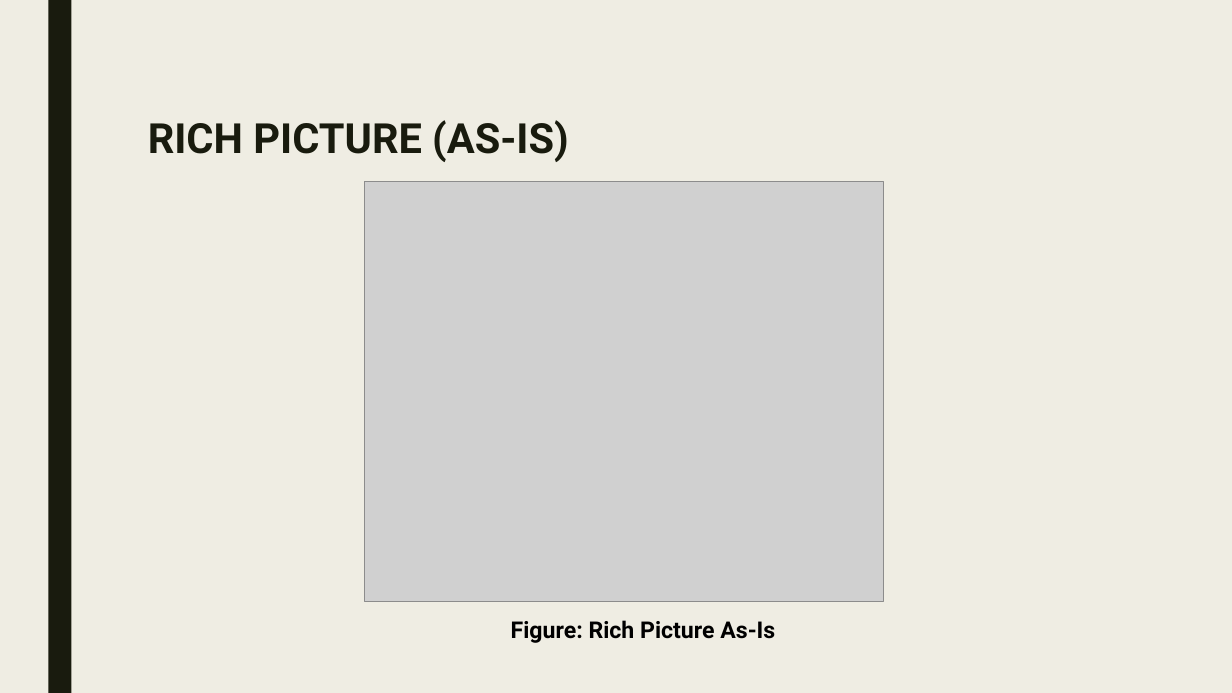
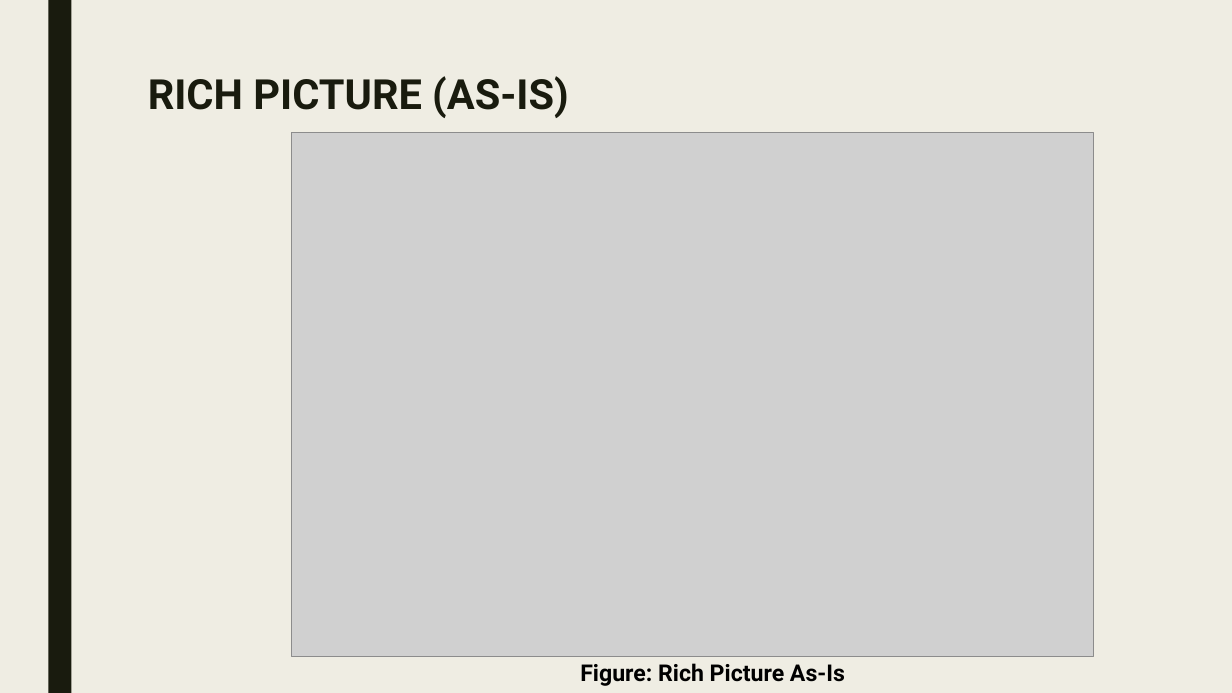
Before and after one commit to moon672/cse-303-1-spring-2021-group-3, a slide deck: slide 5 of Report/PRESENTATION/New Microsoft PowerPoint Presentation.pptx. Drawn at 1232x693 pixels with LibreOffice and Linux fonts; fonts in the diff are those of the drawing; grey boxes stand for pictures. Boxes give left, top, right and bottom in pixels: in the first picture for what was removed or moved away, otherwise in the second. Text is boxed around its words. In the diff, an @@ line names an element or a change of style, - is before the commit and + after.

```diff
--- a/Report/PRESENTATION/New Microsoft PowerPoint Presentation.pptx
+++ b/Report/PRESENTATION/New Microsoft PowerPoint Presentation.pptx
@@ title "RICH PICTURE (AS-IS)": place and size @@
-title "RICH PICTURE (AS-IS)" at (148, 120, 569, 162)
+title "RICH PICTURE (AS-IS)" at (148, 76, 569, 118)
@@ picture: place and size @@
-picture at (364, 182, 884, 602)
+picture at (291, 132, 1093, 657)
@@ text "Figure: Rich Picture As-Is": place and size @@
-text "Figure: Rich Picture As-Is" at (511, 620, 775, 643)
+text "Figure: Rich Picture As-Is" at (580, 663, 845, 686)
```
Also in this commit, not shown: 7 other slides changed, 2 slides added, 1 slide removed, 1 other file.
